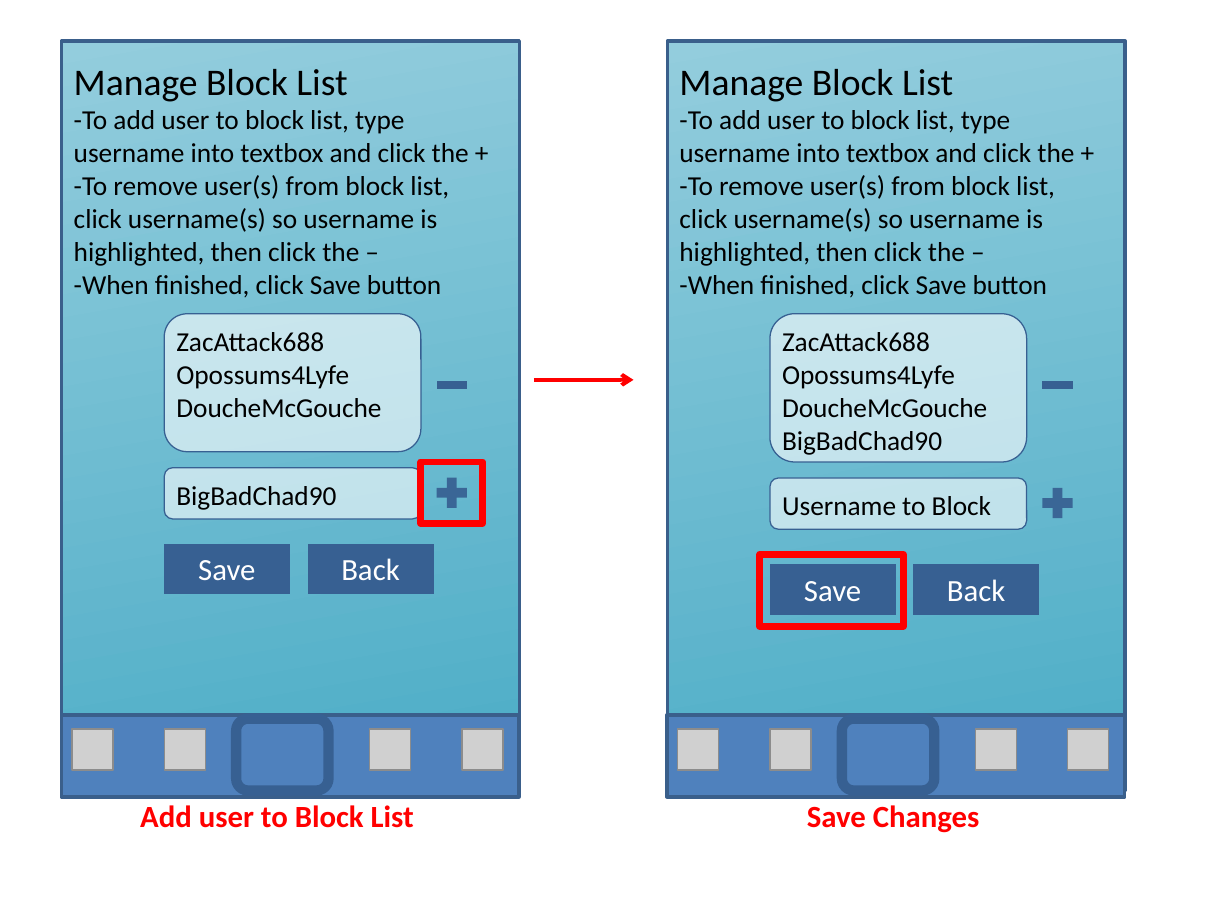
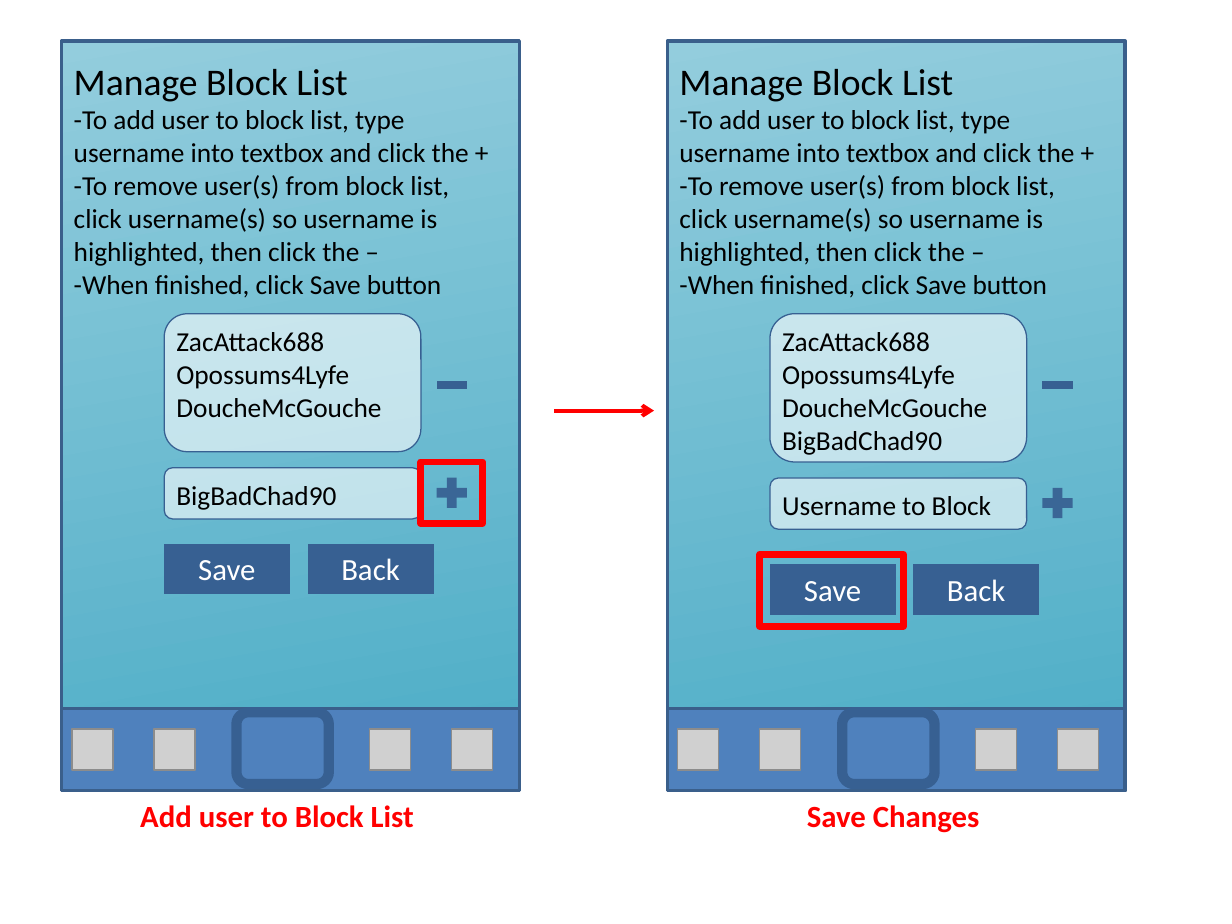
Before and after one commit to Cjreynol-zz/Study-Bear, a slide deck: slide 14 of docs/mock-ups/Mock-ups.pptx (slide 13 before the commit). Drawn at 1232x924 pixels with LibreOffice and Linux fonts; fonts in the diff are those of the drawing; grey boxes stand for pictures. Boxes give left, top, right and bottom in pixels: in the first picture for what was removed or moved away, otherwise in the second. Text is boxed around its words. In the diff, an @@ line names an element or a change of style, - is before the commit and + after.

```diff
--- a/docs/mock-ups/Mock-ups.pptx
+++ b/docs/mock-ups/Mock-ups.pptx
@@ arrow moved from (533, 379) - (633, 379) to (554, 410) - (654, 410) @@
@@ 2 rectangles, 2 rounded rectangles: place and size @@
-2 rectangles, 2 rounded rectangles at (62, 715, 1125, 797)
+2 rectangles, 2 rounded rectangles at (62, 708, 1126, 791)
@@ 4 pictures: place and size @@
-4 pictures at (164, 729, 1109, 770)
+4 pictures at (154, 729, 1098, 770)
```
Also in this commit, not shown: 10 other slides changed, 1 slide added.
